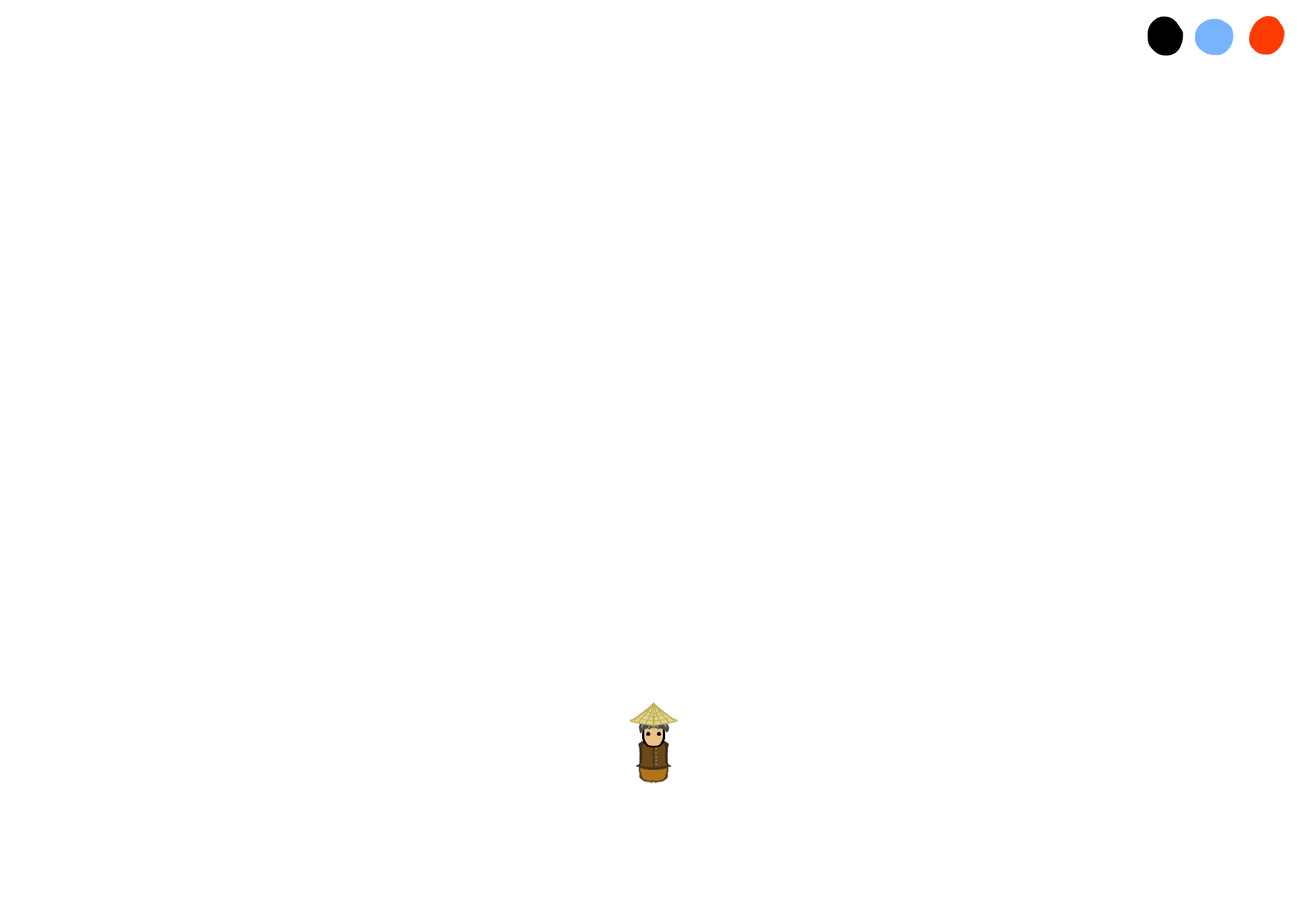
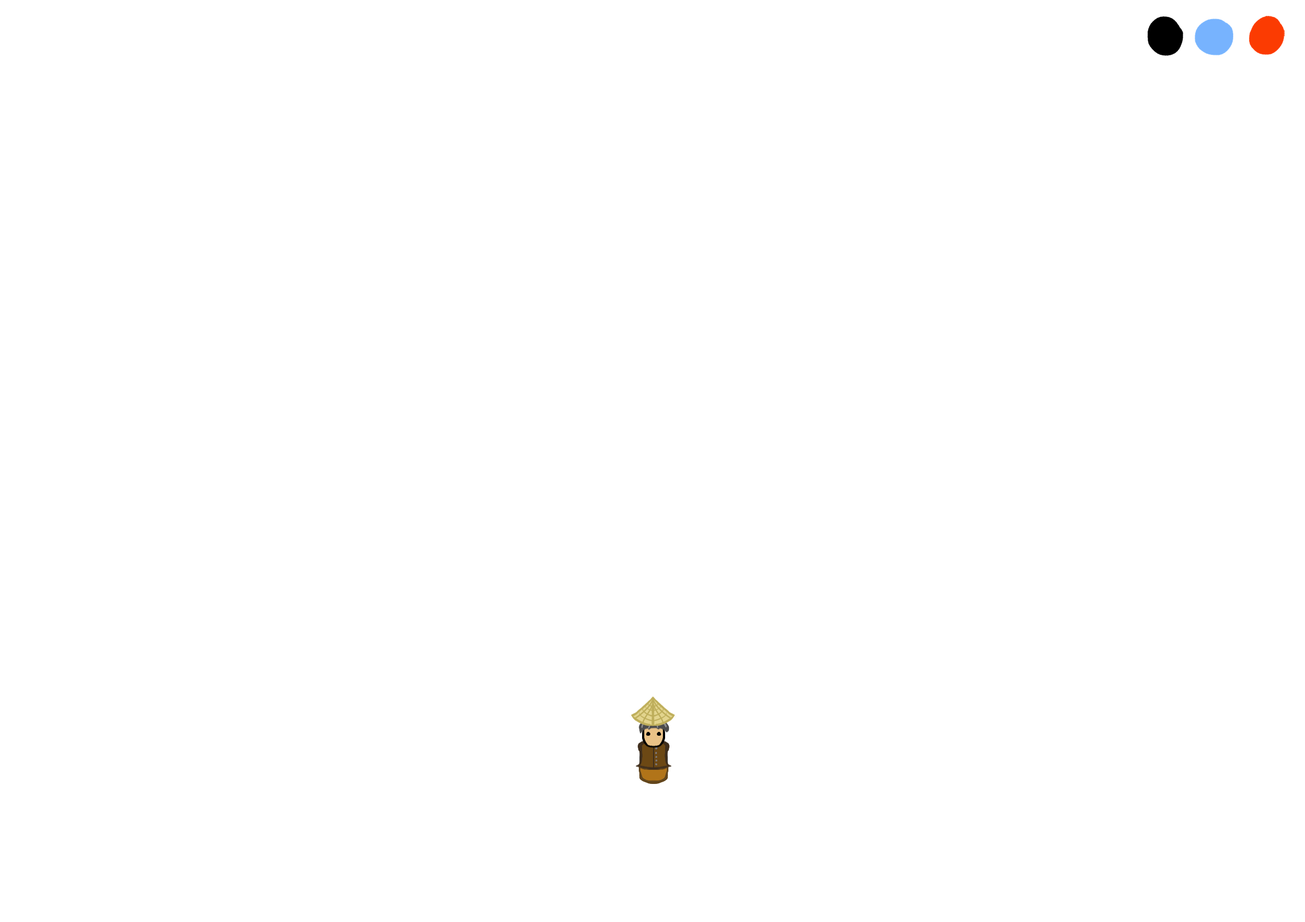
The second 1305×922 image is a revision of the first. Changes to its layers:
painted on "headwear" over [629, 696, 678, 743]
painted on "top clothes" over [629, 707, 678, 785]
painted on "bottom clothes" over [629, 707, 678, 785]
